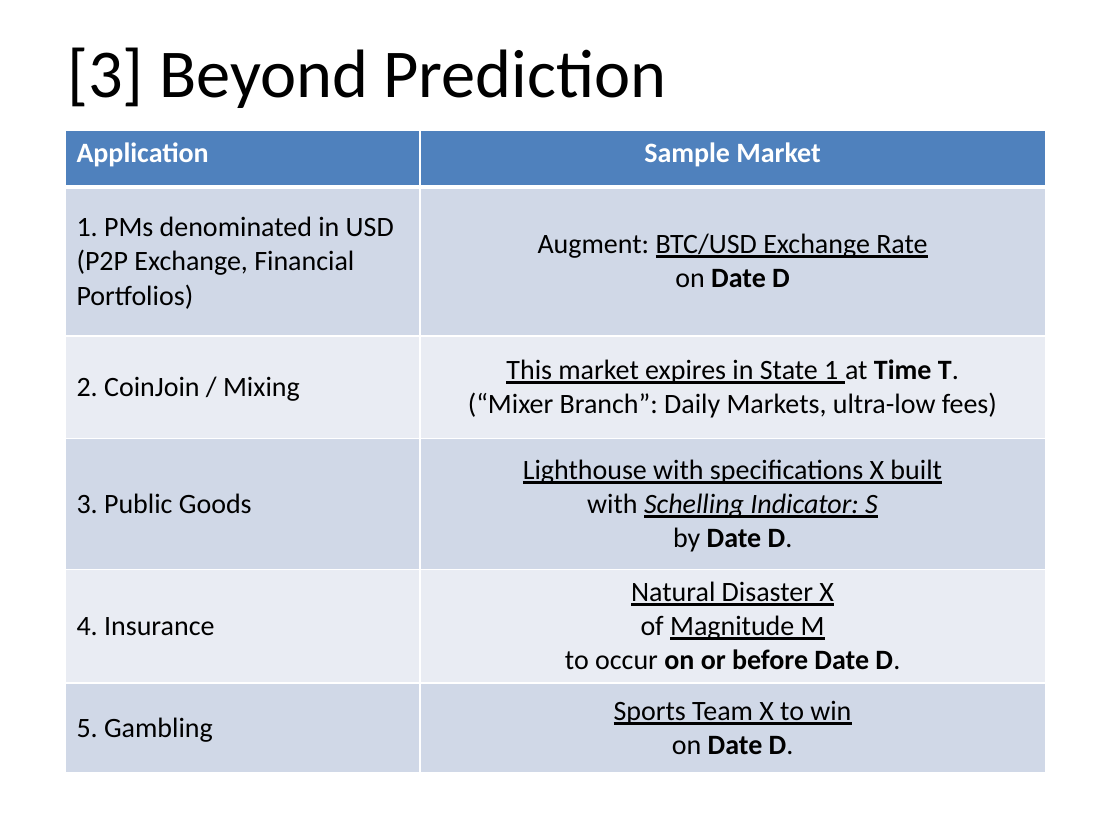
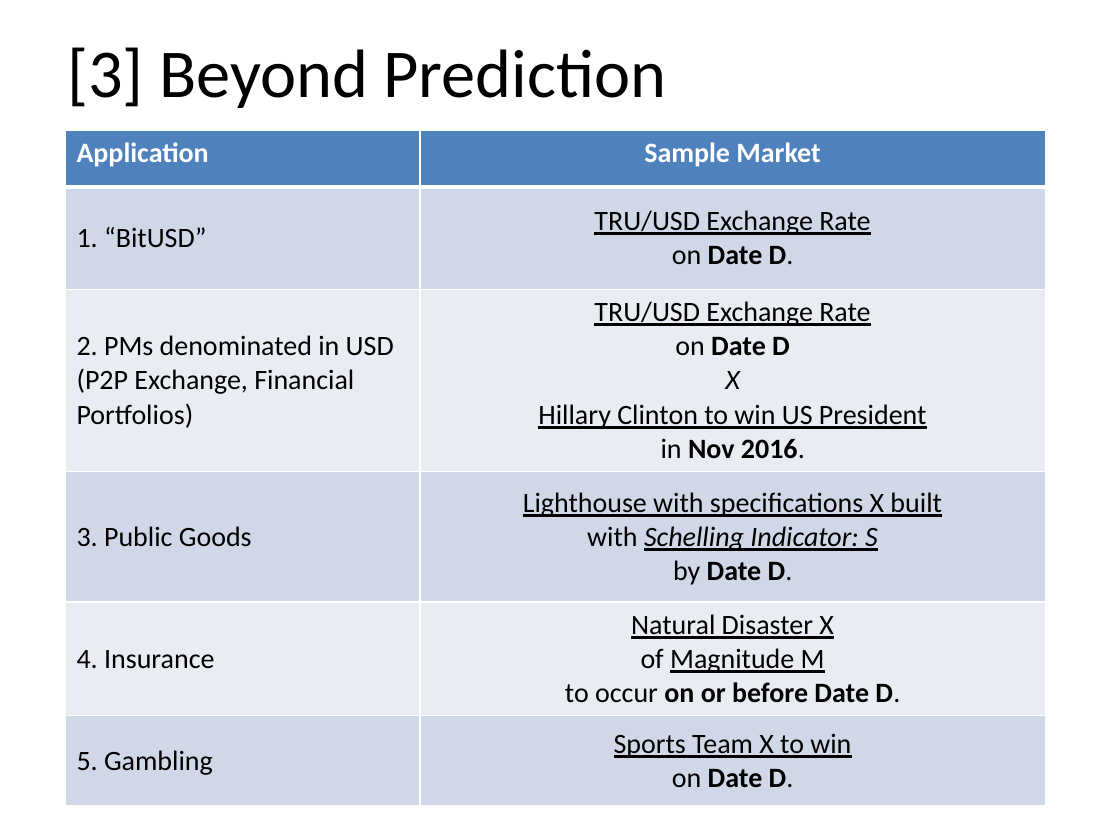
Before and after one commit to psztorc/Truthcoin, a slide deck: slide 9 of docs/TruthcoinValuable.pptx. Drawn at 1120x840 pixels with LibreOffice and Linux fonts; fonts in the diff are those of the drawing. Boxes give left, top, right and bottom in pixels: in the first picture for what was removed or moved away, otherwise in the second. Text is boxed around its words. In the diff, an @@ line names an element or a change of style, - is before the commit and + after.

Commit message:
Presentation Update

```diff
--- a/docs/TruthcoinValuable.pptx
+++ b/docs/TruthcoinValuable.pptx
@@ table at [65,131,1045,801] @@
-row 2, column 1: 1. PMs denominated in USD (P2P Exchange, Financial Portfolios)
+row 2, column 1: 1. “BitUSD”
-row 2, column 2: Augment: BTC/USD Exchange Rate / on Date D
+row 2, column 2: TRU/USD Exchange Rate / on Date D.
-row 3, column 1: 2. CoinJoin / Mixing
+row 3, column 1: 2. PMs denominated in USD (P2P Exchange, Financial Portfolios)
-row 3, column 2: This market expires in State 1 at Time T. / (“Mixer Branch”: Daily Markets, ultra-low fees)
+row 3, column 2: TRU/USD Exchange Rate / on Date D / X / Hillary Clinton to win US President / in Nov 2016.
```
Also in this commit, not shown: 4 other slides changed, 1 other file.
